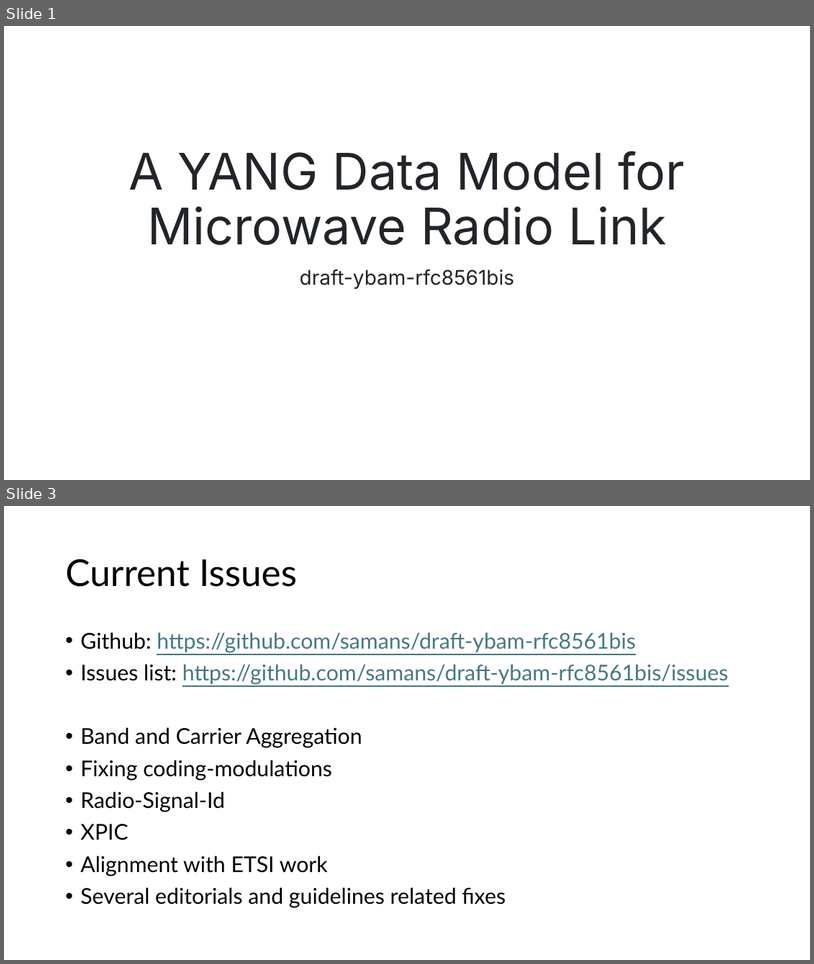
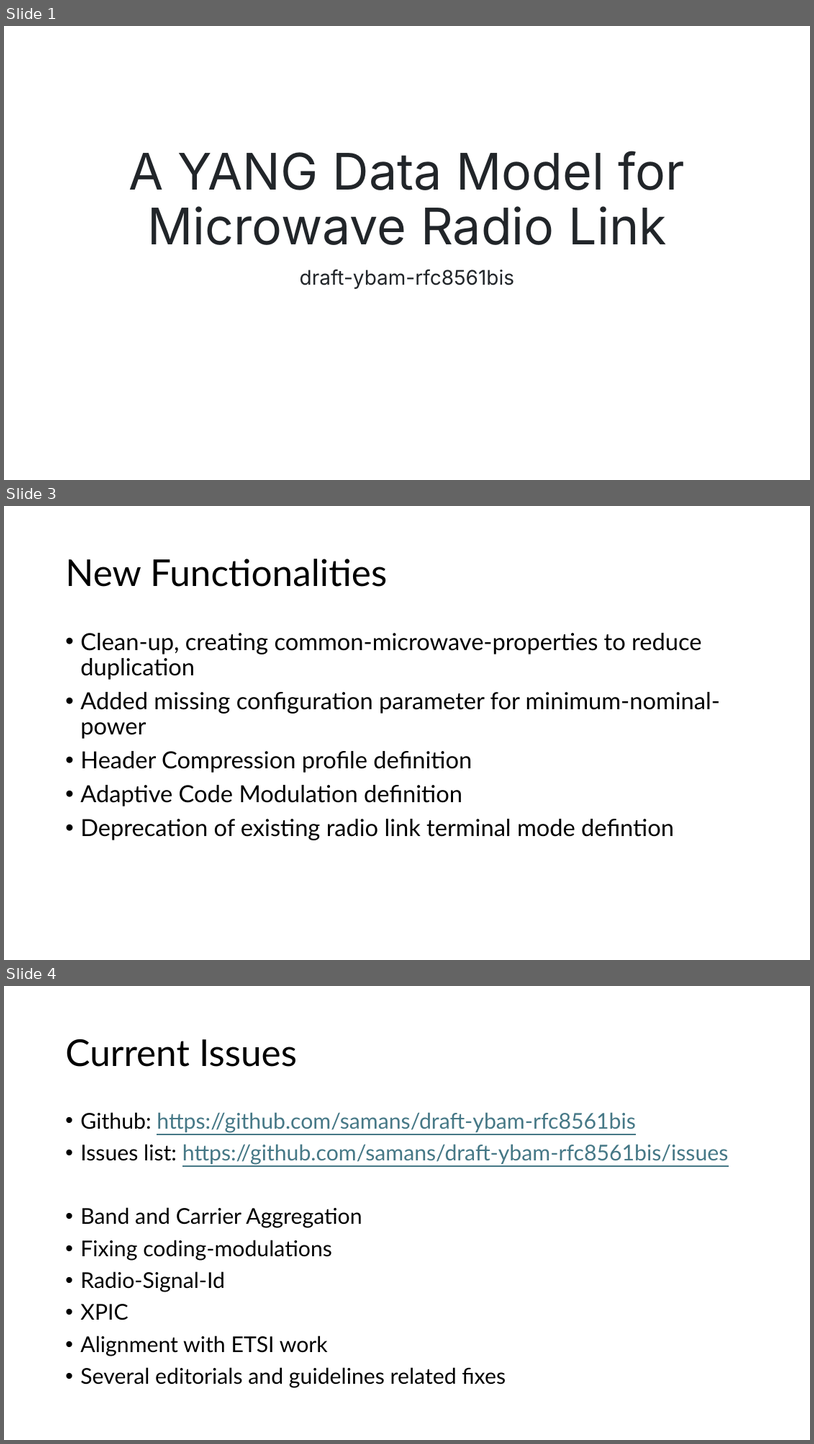
Before and after one commit to samans/draft-ybam-rfc8561bis, a slide deck: presentations/2025-04-10-rfc8561bis-status.pptx. Shown one above the other, each under a label of ours: slides 1 and 3 before the commit, slides 1, 3 and 4 after it; the slides between them are not shown. The pictures are 814x964 and 814x1444 pixels, drawn with LibreOffice and Linux fonts; fonts in the diff are those of the drawing. Boxes give left, top, right and bottom in pixels: in the first picture for what was removed or moved away, otherwise in the second. Text is boxed around its words. In the diff, an @@ line names an element or a change of style, - is before the commit and + after.

```diff
--- a/presentations/2025-04-10-rfc8561bis-status.pptx
+++ b/presentations/2025-04-10-rfc8561bis-status.pptx
@@ slide 3 added at (4, 506, 810, 960), background #FFFFFF @@
@@ title added at (65, 559, 387, 587), 44 pt, text #000000 @@
+New Functionalities
@@ text added at (80, 633, 720, 840), 28 pt, text #000000 @@
+• Clean-up, creating common-microwave-properties to reduce duplication
+• Added missing configuration parameter for minimum-nominal-power
+• Header Compression profile definition
+• Adaptive Code Modulation definition
+• Deprecation of existing radio link terminal mode defintion
@@ what was slide 3 is now slide 4 @@
```
Also in this commit, not shown: 1 slide changed.
